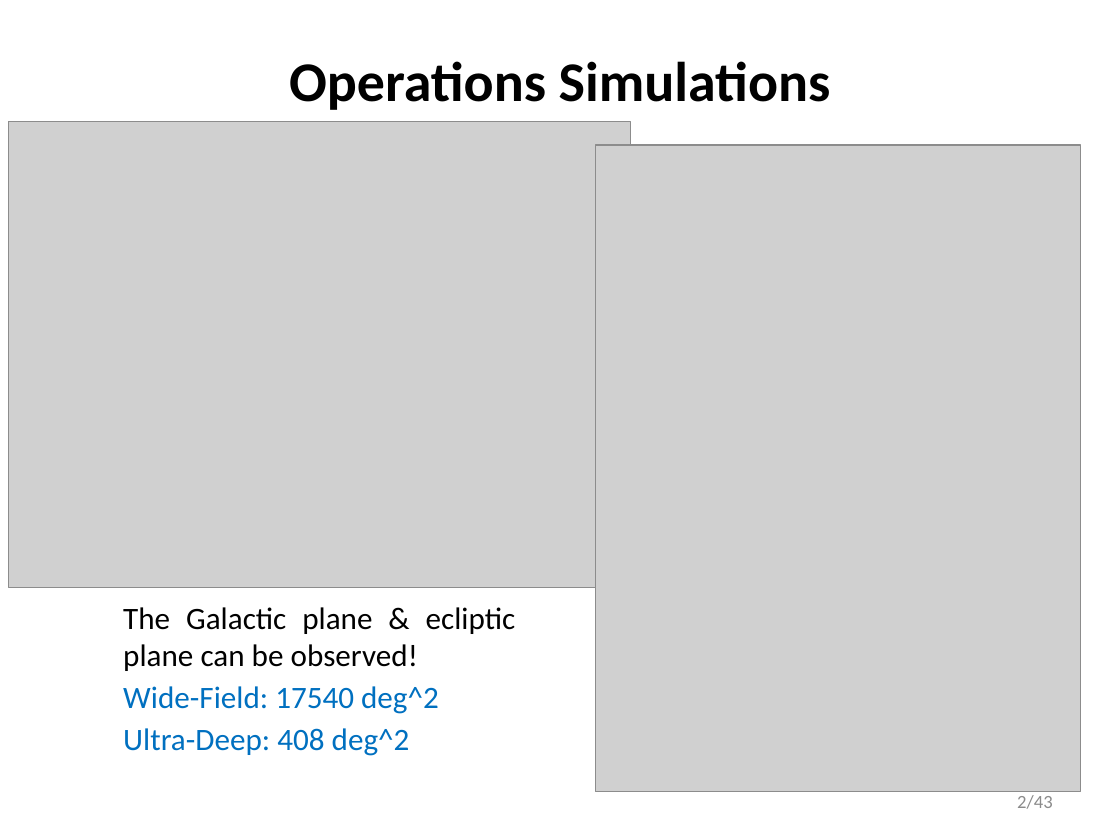
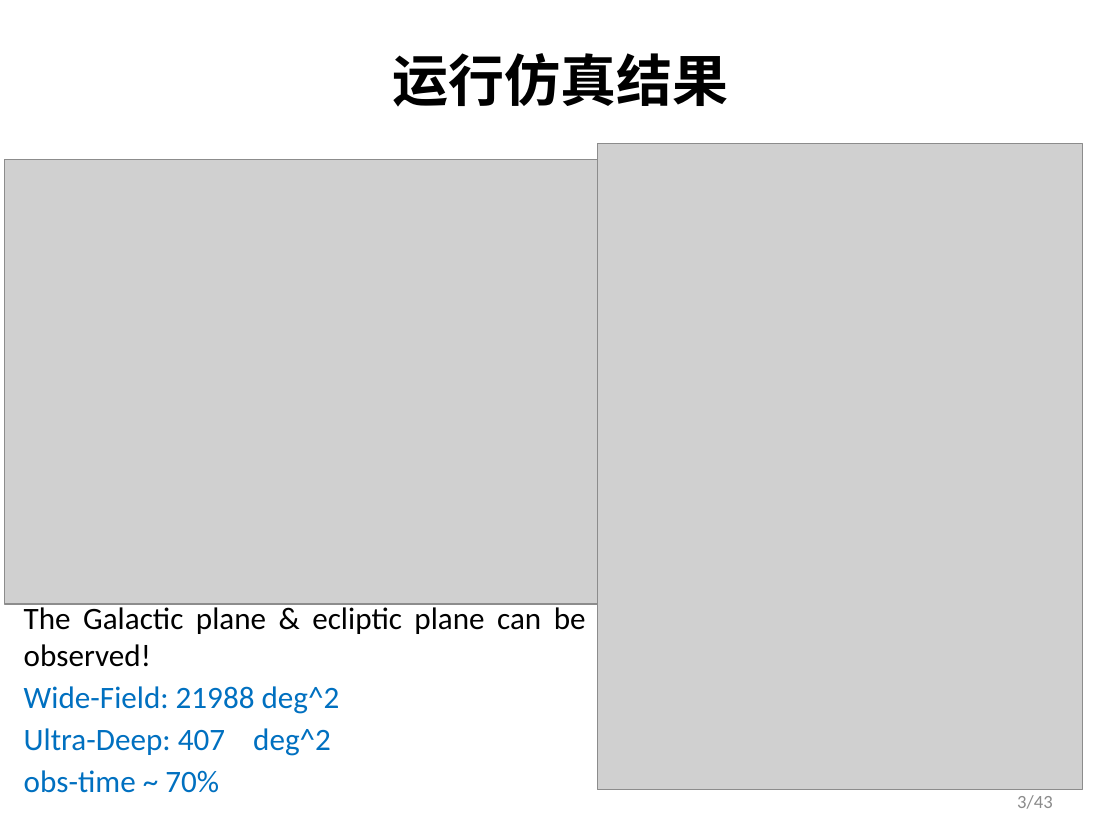
Before and after one commit to xyh-cosmo/SurveySim-doc, a slide deck: slide 3 of PPT/20181107/css-os_sims-2.pptx (slide 2 before the commit). Drawn at 1120x840 pixels with LibreOffice and Linux fonts; fonts in the diff are those of the drawing; grey boxes stand for pictures; background and template pictures are left out. Boxes give left, top, right and bottom in pixels: in the first picture for what was removed or moved away, otherwise in the second. Text is boxed around its words. In the diff, an @@ line names an element or a change of style, - is before the commit and + after.

```diff
--- a/PPT/20181107/css-os_sims-2.pptx
+++ b/PPT/20181107/css-os_sims-2.pptx
@@ title at [392, 53, 728, 107]: text changed @@
-Operations Simulations
+运行仿真结果
@@ picture: place and size @@
-picture at [9, 121, 631, 587]
+picture at [4, 159, 597, 604]
@@ text "The Galactic plane & ecliptic ...": place and size @@
-text "The Galactic plane & ecliptic ..." at [123, 607, 516, 756]
+text "The Galactic plane & ecliptic ..." at [24, 603, 586, 793]
@@ text at [24, 686, 340, 793]: text changed @@
-Wide-Field: 17540 deg^2
-Ultra-Deep: 408 deg^2
+Wide-Field: 21988 deg^2
+Ultra-Deep: 407 deg^2
+obs-time ~ 70%
@@ page number at [1017, 795, 1053, 809]: text changed @@
-2/43
+3/43
```
Also in this commit, not shown: 5 slides added, 2 slides removed, 1 other file.
